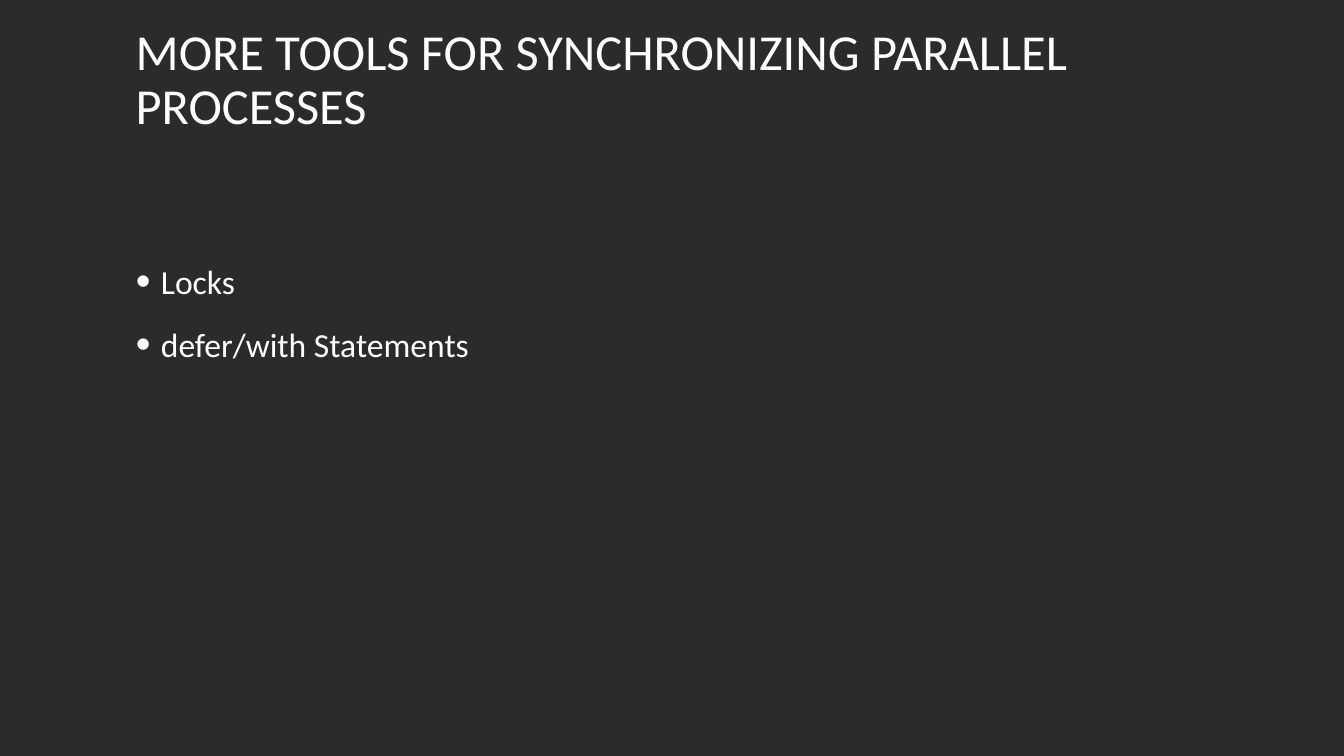
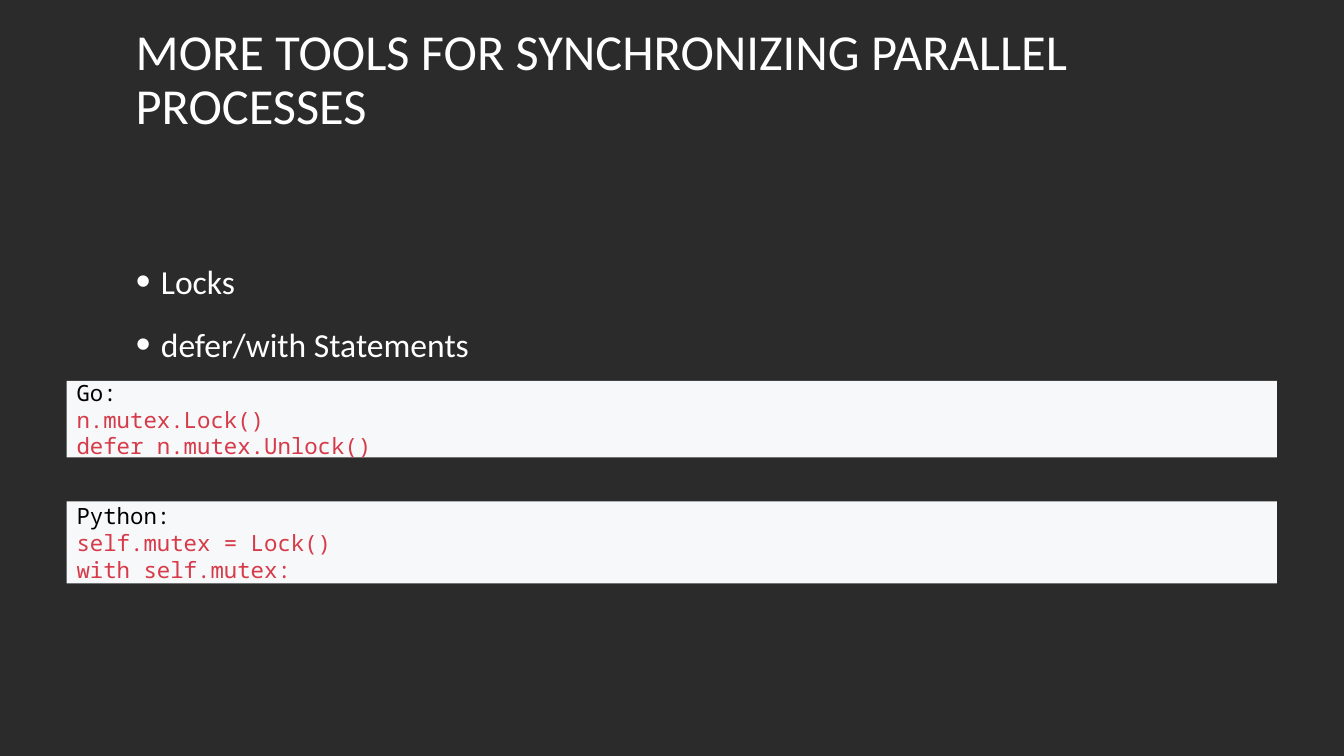
Before and after one commit to LukasKiederle/seminar-compare-go, a slide deck: slide 7 of Comparing Raft algorithm in go and Python.pptx (slide 6 before the commit). Drawn at 1344x756 pixels with LibreOffice and Linux fonts; fonts in the diff are those of the drawing; background and template pictures are left out; a plain dark background stands for a picture behind light text. Boxes give left, top, right and bottom in pixels: in the first picture for what was removed or moved away, otherwise in the second. Text is boxed around its words. In the diff, an @@ line names an element or a change of style, - is before the commit and + after.

```diff
--- a/Comparing Raft algorithm in go and Python.pptx
+++ b/Comparing Raft algorithm in go and Python.pptx
@@ rectangle added at [67, 381, 1277, 458], fill #F6F8FA, 16 pt, text #D73A49 @@
+Go:
+n.mutex.Lock()
+defer n.mutex.Unlock()
@@ rectangle added at [67, 501, 1277, 583], fill #F6F8FA, 16 pt, text #D73A49 @@
+Python:
+self.mutex = Lock()
+with self.mutex:
```
Also in this commit, not shown: 3 other slides changed, 3 slides added, 1 other file.
